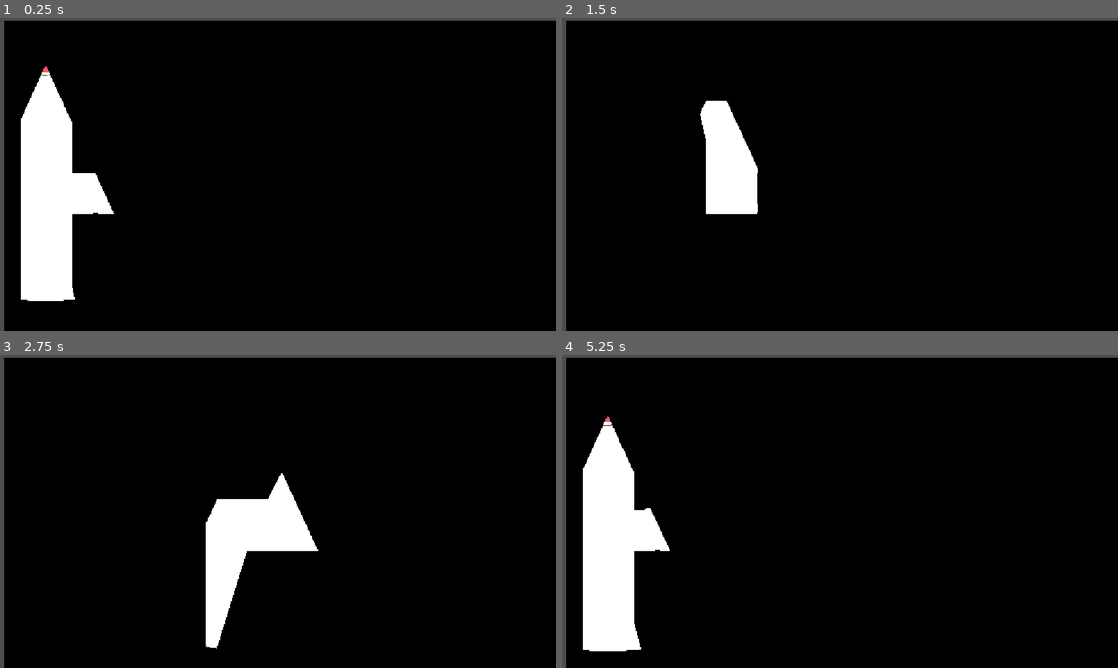
Above: before the commit, frames 1-4 (two rows, left to right).
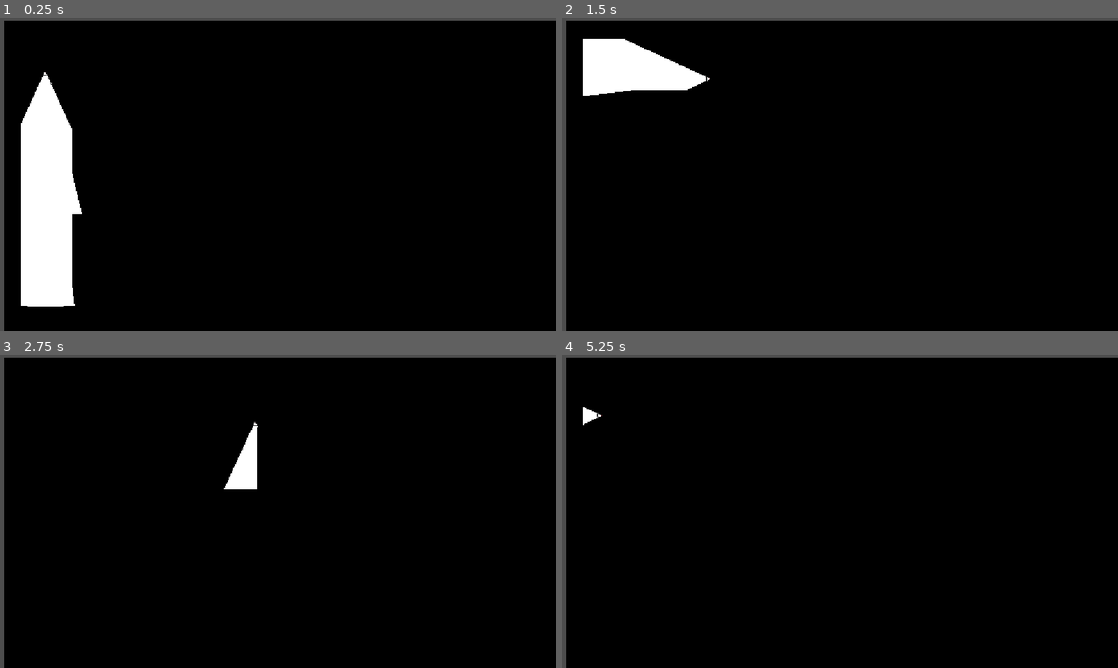
Above: after the commit, the same moments.

Repository: PauCape/a-map-will-be-useful
Game: Godot game, scene res://Scenes/Map_1.tscn
Same seed, same stepped clock (60 frames per second), same inputs: the game is played once before the commit and once after it. The project has no main scene, so this scene is started directly.
Inputs:
- Up to frame 1 (0.25 s): no input
- Up to frame 2 (1.5 s): tap Enter at 0.5 s; hold Right (ui_right) 0.53-1.28 s; hold Down (ui_down) from 1.28 s (still down)
- Up to frame 3 (2.75 s): tap Space at 2 s; release Down (ui_down) at 2.03 s; hold Right (ui_right) from 2.03 s (still down)
- Up to frame 4 (5.25 s): release Right (ui_right) at 2.78 s; hold Up (ui_up) 2.78-3.53 s; tap Enter at 3.5 s; hold Left (ui_left) 3.53-5.03 s; hold Down (ui_down) from 5.03 s (still down)

The runs differ from the first frame. In frame 1, 1.0% of the frame differs, in the area x 3-21%, y 15-93%; in frame 2, 5.6%; in frame 3, 5.3%; in frame 4, 6.9%, in the area x 3-20%, y 16-95%.

Commit message:
Colocamos el cono en su sitio

Diff:
--- /dev/null
+++ b/Scenes/level_01.tscn
@@ -0,0 +1,8 @@
+[gd_scene format=4 uid="uid://dly1uok5j4okn"]
+
+[ext_resource type="TileSet" uid="uid://buadn2o00hh2m" path="res://Tile Set/Mapa-Base.tres" id="1_f6slu"]
+
+[node name="Level 01" type="TileMapLayer" unique_id=1441415849]
+texture_filter = 1
+tile_map_data = PackedByteArray("AAAAAAAAAgAAAAAAAAAAAAEAAgAAAAAAAAABAAEAAgAAAAAAAAACAAEAAgAAAAAAAAADAAEAAgACAAAAAAADAAAAAgACAAAAAAACAAAAAgAAAAAAAAABAAAAAgAAAAAAAAADAAIAAgACAAAAAAA=")
+tile_set = ExtResource("1_f6slu")
--- a/Scenes/player.tscn
+++ b/Scenes/player.tscn
@@ -5,20 +5,17 @@
 [ext_resource type="Texture2D" uid="uid://c3idtdacqe27x" path="res://Assets/Imagenes_chustas/Cono_luz.png" id="2_6t5aa"]
 
 [sub_resource type="CircleShape2D" id="CircleShape2D_cg6o3"]
-radius = 23.021729
+radius = 22.561028
 
 [node name="Node2D" type="CharacterBody2D" unique_id=194931162]
 motion_mode = 1
 script = ExtResource("1_cvnsp")
 
-[node name="Node2D" type="Node2D" parent="." unique_id=2011805195]
-scale = Vector2(1.025, 1)
-
-[node name="PointLight2D" type="PointLight2D" parent="Node2D" unique_id=124251821]
-position = Vector2(0.97560984, 221.00002)
-scale = Vector2(0.5194219, 0.5185185)
+[node name="PointLight2D" type="PointLight2D" parent="." unique_id=124251821]
+scale = Vector2(0.5324074, 0.5185185)
 shadow_enabled = true
 texture = ExtResource("2_6t5aa")
+offset = Vector2(0, 450)
 
 [node name="Sprite2D" type="Sprite2D" parent="." unique_id=941526004]
 texture_filter = 1
--- a/Scripts/player.gd
+++ b/Scripts/player.gd
@@ -2,11 +2,25 @@
 
 const SPEED = 300.0
 
+@onready var vision_light: PointLight2D = $PointLight2D
+
+var facing_direction := Vector2.RIGHT
+
+
 func _physics_process(delta: float) -> void:
-	var direction := Input.get_vector("ui_left", "ui_right", "ui_up", "ui_down")
+	var direction := Input.get_vector(
+		"ui_left",
+		"ui_right",
+		"ui_up",
+		"ui_down"
+	)
 
 	if direction:
 		velocity = direction * SPEED
+		facing_direction = direction
+
+		# Apunta la luz en la dirección del movimiento
+		vision_light.rotation = facing_direction.angle()
 	else:
 		velocity = Vector2.ZERO
 
--- /dev/null
+++ b/Scripts/vision_cone.gd
@@ -0,0 +1,51 @@
+extends Polygon2D
+
+@export var vision_distance: float = 250.0
+@export var vision_angle: float = 90.0
+@export var ray_count: int = 60
+
+@export var wall_collision_mask: int = 2
+
+func _ready() -> void:
+	color = Color(1.0, 0.9, 0.2, 0.25)
+
+
+func update_vision(direction: Vector2) -> void:
+	if direction == Vector2.ZERO:
+		return
+
+	var points := PackedVector2Array()
+	points.append(Vector2.ZERO)
+
+	var half_angle := deg_to_rad(vision_angle / 2.0)
+	var center_angle := direction.angle()
+
+	var space_state := get_world_2d().direct_space_state
+
+	for i in range(ray_count + 1):
+		var t := float(i) / float(ray_count)
+
+		var angle := center_angle - half_angle + (half_angle * 2.0 * t)
+
+		var ray_direction := Vector2.RIGHT.rotated(angle)
+		var ray_end := global_position + ray_direction * vision_distance
+
+		var query := PhysicsRayQueryParameters2D.create(
+			global_position,
+			ray_end
+		)
+
+		query.collision_mask = wall_collision_mask
+
+		var result := space_state.intersect_ray(query)
+
+		var point: Vector2
+
+		if result:
+			point = to_local(result.position)
+		else:
+			point = to_local(ray_end)
+
+		points.append(point)
+
+	polygon = points
Not shown, added: Scripts/vision_cone.gd.uid
